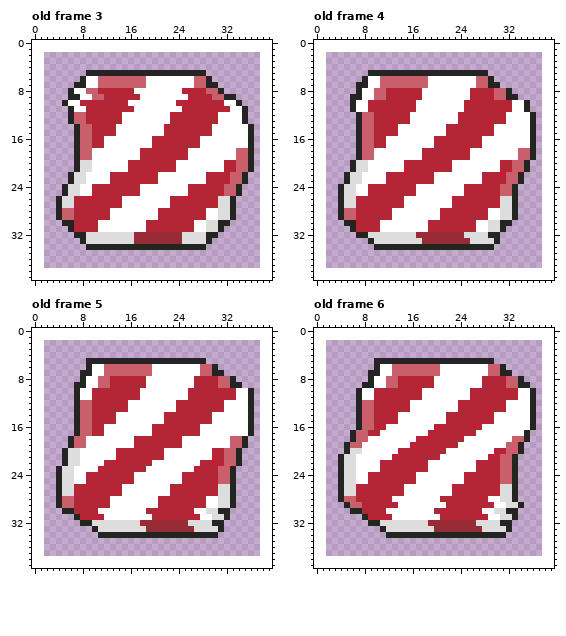
Animated GIF sprite -- docs/docs/reference/shaders/BREEZE.gif. Above is the file before it was changed.
The file is 36x36 pixels, 15 frames. Shown: old frame 3, old frame 4, old frame 5, old frame 6. The old version is drawn lined up with the new one, on the new canvas. The commit also changed other frames, which this record leaves out.
The same view after the edit:
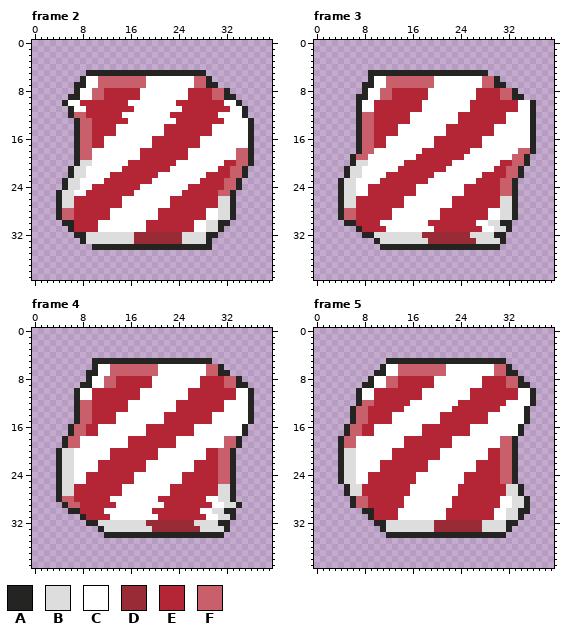
Palette (. is transparent): A #242523  B #dddddd  C #ffffff  D #982b36  E #b42635  F #c85f6a
From old to new:
canvas 36x36 -> 40x40, the old top-left corner now at 2,2
frames 15 -> 10
Frame 2 against old frame 3:
y 8: x 6..7 AC -> .A; x 9 F -> C; x 11 E -> F; x 17 C -> E; x 25 E -> C; x 29 F -> E; x 31..32 A. -> FA
y 13: x 6..7 AF -> .A; x 9 E -> F; x 15 C -> E; x 23 E -> C; x 31 C -> E; x 35..36 A. -> CA
y 21: x 6..7 .A -> AB; x 9 B -> C; x 15 C -> E; x 23 E -> C; x 31 C -> E; x 33 E -> F; x 35..36 FA -> A.
y 23: x 5..6 .A -> AB; x 8 B -> C; x 12 C -> E; x 20 E -> C; x 28 C -> E; x 32 E -> F; x 34..35 FA -> A.
y 25: x 4..5 .A -> AB; x 7 B -> C; x 9 C -> E; x 17 E -> C; x 25 C -> E; x 31 E -> F; x 33..34 FA -> A.
y 34: x 9 A -> .; x 29 . -> A
Frame 3 against old frame 4:
y 6: x 8..9 AC -> .A; x 11 F -> C; x 19 C -> F; x 27 F -> C; x 29..30 A. -> FA
y 7: x 7 A -> .; x 9 C -> A; x 11 F -> C; x 19 C -> F; x 27 F -> C; x 29 A -> F; x 31 . -> A
y 8: x 7..8 AC -> .A; x 10 F -> C; x 12 E -> F; x 18 C -> E; x 26 E -> C; x 30 F -> E; x 32..33 A. -> FA
y 9: x 6 A -> .; x 8 C -> A; x 10 F -> C; x 12 E -> F; x 18 C -> E; x 26 E -> C; x 30 F -> E; x 32 A -> F; x 34 . -> A
y 10..11: x 6..7 AC -> .A; x 9 E -> C; x 17 C -> E; x 25 E -> C; x 33 C -> E; x 35..36 A. -> CA
y 19: x 6..7 .A -> AF; x 9 F -> C; x 17 C -> E; x 25 E -> C; x 33 C -> F; x 35..36 FA -> A.
y 21: x 5..6 .A -> AB; x 8 B -> C; x 14 C -> E; x 22 E -> C; x 30 C -> E; x 32 E -> F; x 34..35 FA -> A.
y 23: x 4..5 .A -> AB; x 7 B -> C; x 11 C -> E; x 19 E -> C; x 27 C -> E; x 31 E -> F; x 33..34 FA -> A.
y 31: x 6..7 AE -> .A; x 11 C -> E; x 19 E -> C; x 27 C -> E; x 29 B -> C; x 31..32 A. -> BA
y 32: x 7 A -> .; x 9 B -> A; x 17 D -> B; x 25 B -> D; x 29 A -> B; x 31 . -> A
y 33: x 9..10 AB -> .A; x 18 D -> B; x 26 B -> D; x 30..31 A. -> BA
y 34: x 10 A -> .; x 30 . -> A
Frame 4 against old frame 5:
y 5: x 9 A -> .; x 29 . -> A
y 6: x 9..10 AC -> .A; x 12 F -> C; x 20 C -> F; x 28 F -> C; x 30..31 A. -> FA
y 7: x 8 A -> .; x 10 C -> A; x 12 F -> C; x 20 C -> F; x 28 F -> C; x 30 A -> F; x 32 . -> A
y 8: x 8..9 AC -> .A; x 11 F -> C; x 13 E -> F; x 19 C -> E; x 27 E -> C; x 31 F -> E; x 33..34 A. -> FA
y 9: x 7 A -> .; x 9 C -> A; x 11 F -> C; x 13 E -> F; x 19 C -> E; x 27 E -> C; x 31 F -> E; x 33 A -> F; x 35 . -> A
y 16..17: x 6..7 .A -> AF; x 9 F -> E; x 11 E -> C; x 19 C -> E; x 27 E -> C; x 35..36 CA -> A.
y 18..19: x 5..6 .A -> AF; x 8 F -> C; x 16 C -> E; x 24 E -> C; x 32 C -> F; x 34..35 FA -> A.
y 20..21: x 4..5 .A -> AB; x 7 B -> C; x 13 C -> E; x 21 E -> C; x 29 C -> E; x 31 E -> F; x 33..34 FA -> A.
y 22: x 4..5 .A -> AB; x 7 B -> C; x 11 C -> E; x 19 E -> C; x 27 C -> E; x 31 E -> F; x 33..34 FA -> A.
y 29: x 4..5 AF -> .A; x 7 E -> F; x 13 C -> E; x 21 E -> C; x 29 C -> E; x 31 B -> C; x 33..34 A. -> BA
y 30: x 5 A -> .; x 7 E -> A; x 11 C -> E; x 19 E -> C; x 27 C -> E; x 29 B -> C; x 31 A -> B; x 33 . -> A
y 31: x 7..8 AE -> .A; x 12 C -> E; x 20 E -> C; x 28 C -> E; x 30 B -> C; x 32..33 A. -> BA
y 32: x 8 A -> .; x 10 B -> A; x 18 D -> B; x 26 B -> D; x 30 A -> B; x 32 . -> A
y 33: x 10..11 AB -> .A; x 19 D -> B; x 27 B -> D; x 31..32 A. -> BA
y 34: x 11 A -> .; x 31 . -> A
Frame 5 against old frame 6:
y 5: x 10..11 AA -> ..; x 30..31 .. -> AA
y 6: x 10..11 AC -> .A; x 13 F -> C; x 21 C -> F; x 29 F -> C; x 31..32 A. -> FA
y 7: x 9 A -> .; x 11 C -> A; x 13 F -> C; x 21 C -> F; x 29 F -> C; x 31 A -> F; x 33 . -> A
y 13: x 6..7 .A -> AF; x 9 F -> E; x 15 E -> C; x 23 C -> E; x 31 E -> C; x 35..36 CA -> A.
y 14..15: x 6..7 .A -> AF; x 9 F -> E; x 13 E -> C; x 21 C -> E; x 29 E -> C; x 35..36 CA -> A.
y 16: x 5..11 ..AFFEE -> AFFEECC; x 18..19 CC -> EE; x 26..27 EE -> CC; x 34..36 CCA -> A..
y 17: x 5..6 .A -> AF; x 8 F -> E; x 10 E -> C; x 18 C -> E; x 26 E -> C; x 34..35 CA -> A.
y 18: x 4..8 ..AFF -> AFFCC; x 15..16 CC -> EE; x 23..24 EE -> CC; x 31..35 CCFFA -> FFA..
y 19: x 4..5 .A -> AF; x 7 F -> C; x 15 C -> E; x 23 E -> C; x 31 C -> F; x 33..34 FA -> A.
y 20: x 4..5 .A -> AB; x 7 B -> C; x 13 C -> E; x 21 E -> C; x 29 C -> E; x 31 E -> F; x 33..34 FA -> A.
y 26..27: x 4..5 AB -> .A; x 7 E -> B; x 15 C -> E; x 23 E -> C; x 31 B -> E; x 33..34 A. -> BA
y 28: x 4..8 AFFEE -> ..AFF; x 13..14 CC -> EE; x 21..22 EE -> CC; x 29..35 CCBBA.. -> EECCBBA
y 29: x 5..6 AF -> .A; x 8 E -> F; x 14 C -> E; x 22 E -> C; x 30 C -> E; x 32 B -> C; x 34..35 A. -> BA
y 30: x 6..9 AAEE -> ..AA; x 12..13 CC -> EE; x 20..21 EE -> CC; x 28..35 CCBBAA.. -> EECCBBAA
y 31: x 8..9 AE -> .A; x 13 C -> E; x 21 E -> C; x 29 C -> E; x 31 B -> C; x 33..34 A. -> BA
y 32: x 9 A -> .; x 11 B -> A; x 19 D -> B; x 27 B -> D; x 31 A -> B; x 33 . -> A
